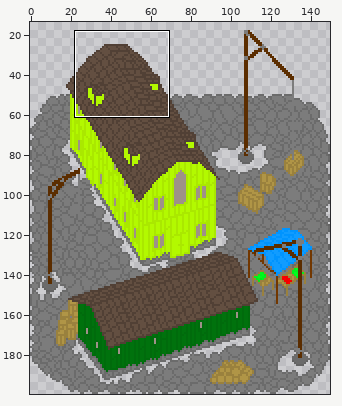
One commit to this sprite sheet: Assets/Resources/images/buildings/trade_harbor.png. Above: a wide view before the commit, with the close-up outlined.
Close-up. First the earlier version:
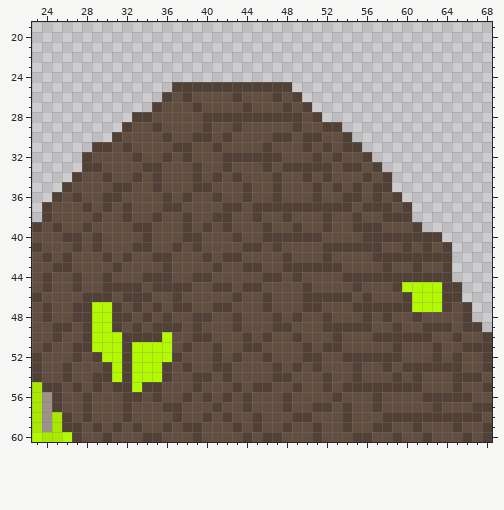
The file is 150x200 pixels. Pixels under 10% opacity are left out. Colours within 5 levels of each other are drawn and written as one. Shown: x 23..68, y 19..60. The wide view leaves out empty margins. The commit also changed other parts of the picture, which this record leaves out.
Once edited:
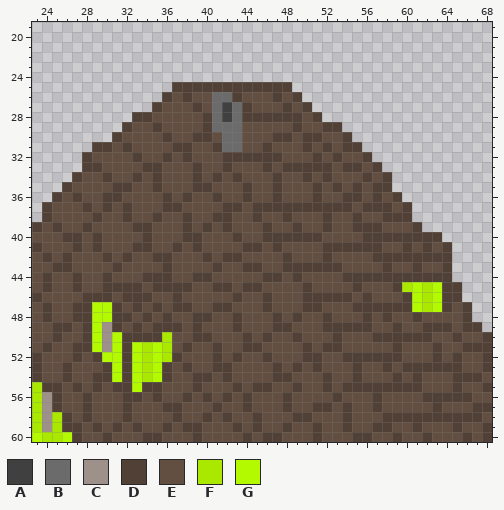
Palette (. is transparent): A #404040  B #6b6b6b  C #9e9189  D #514035  E #634f41  F #aae800  G #b3f900
Difference:
@@ x 39..45 @@
 25 DDDDDDD
-26 EEEEDEE
-27 DEEEEDE
-28 EDDDDDD
-29 EDEEDEE
-30 DDEDEEE
-31 EEDEEEE
+26 EEBBDEE
+27 DEBABDE
+28 EDBABDD
+29 EDBBBEE
+30 DDEBBEE
+31 EEDBBEE
 32 EEEDDDD
@@ x 23..68 @@
 44 EDEEDEEDEEEDDDEEDDEEEEEDDEDEEEEDDDDDDDDDDD....
-45 EDEEDEEDDDDEDDDDEEDDEDDEEEEDEEEEDEEEDGGGGDD...
-46 DEEEEDDDEDDDEEDEEEEEDEEDEEEDDDDDEDEEEDGGGDD...
-47 EDEEDDGGDEDEDEDDEEDDEEEDEEEDDEEEDDDDDDGGGDED..
+45 EDEEDEEDDDDEDDDDEEDDEDDEEEEDEEEEDEEEDFGFGDD...
+46 DEEEEDDDEDDDEEDEEEEEDEEDEEEDDDDDEDEEEDGFGDD...
+47 EDEEDDGGDEDEDEDDEEDDEEEDEEEDDEEEDDDDDDGFGDED..
 48 EDEEDDGGDDEDEDEEDDEEDEEEDEDEEDEEEDEDEEDEEEED..
-49 EEDDEDGGDEDEDDDEDEEEDEEEDDEEEDDDDDEEDEEDDDEDD.
-50 EEDEEDGGGDDDDGEEDDEEEDEDEEDEEEDEEEDDDDDDEEDEED
-51 EDEEDDGGGDGGGGEDEEDEEDDEEEEDEDDEEEEEDEEEDEEDDD
-52 DEEEDEDGGDGGGGDEEEDEDEEDEEEDDEEDDDDDDEEEDEDEED
-53 DEEDEEEDGDGGGDEDEEDDEEEEDEDEDEEEDEEDEDDDDDDEED
-54 DEEDEEDDGDGGGDEEDDEDEEEEDDEEEDEEDEEEDEDEEEDDDE
+49 EEDDEDGCDEDEDDDEDEEEDEEEDDEEEDDDDDEEDEEDDDEDD.
+50 EEDEEDGCGDDDDFEEDDEEEDEDEEDEEEDEEEDDDDDDEEDEED
+51 EDEEDDGCGDGFGFEDEEDEEDDEEEEDEDDEEEEEDEEEDEEDDD
+52 DEEEDEDGGDGFGFDEEEDEDEEDEEEDDEEDDDDDDEEEDEDEED
+53 DEEDEEEDGDGFGDEDEEDDEEEEDEDEDEEEDEEDEDDDDDDEED
+54 DEEDEEDDGDGFGDEEDDEDEEEEDDEEEDEEDEEEDEDEEEDDDE
 55 FDDEDEDEDDGDDEEEDEEEDEDDEEDEEDEDDDDDDDDEEEDEED
Changed places in both close-ups, as pixel boxes (x1, y1, x2, y2):
changed: (212, 92, 242, 152)
changed: (402, 282, 432, 312)
changed: (102, 322, 172, 382)
